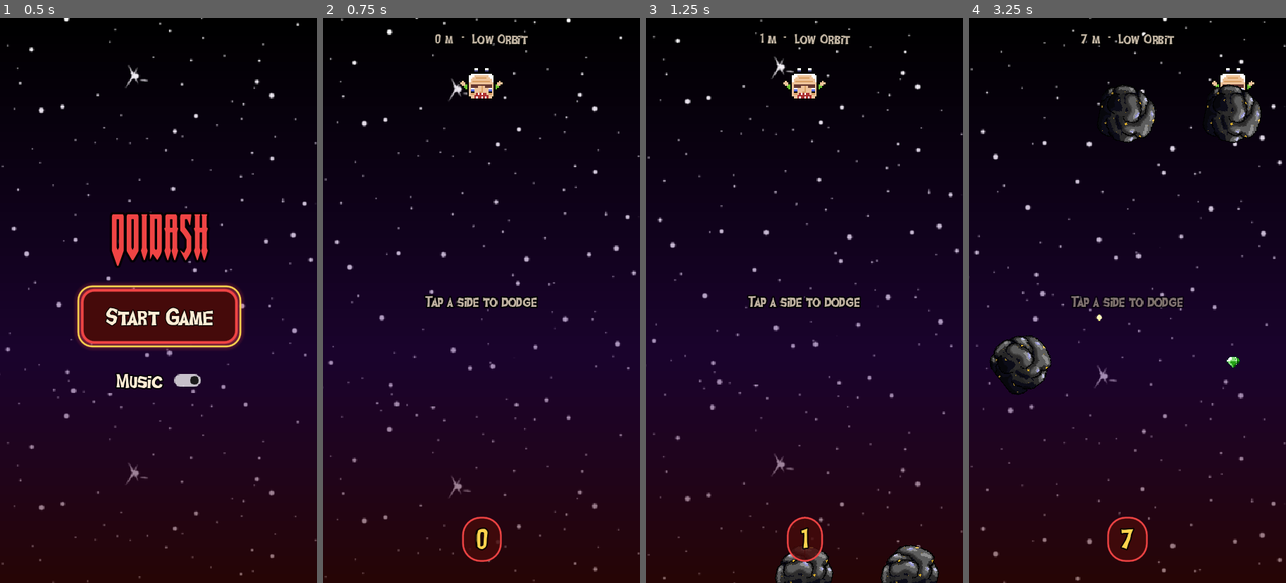
Above: before the commit, frames 1-4 (left to right).
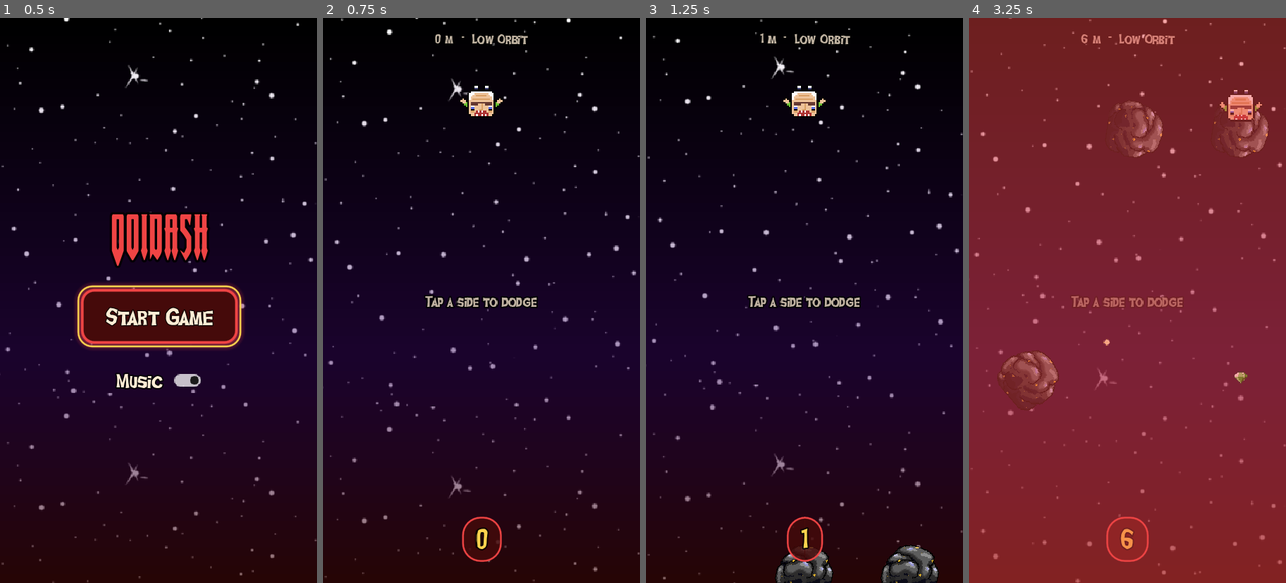
Above: after the commit, the same moments.

Repository: scarbone98/Ooidash-web-remake
Game: Godot game, scene res://main_menu.tscn
Same seed, same stepped clock (60 frames per second), same inputs: the game is played once before the commit and once after it.
Inputs (mouse positions are in pixels of both pictures, inside the frame that each line leads up to):
- Up to frame 1 (0.5 s): no input
- Up to frame 2 (0.75 s): click "Start Game" at 0.5 s
- Up to frame 3 (1.25 s): no input
- Up to frame 4 (3.25 s): tap A at 1.25, 2, 2.75 s; move the mouse to (1197, 272) at 1.27 s; hold Right (move_right) 1.28-2.03 s; click (1197, 272) at 1.35 s; move the mouse to (1064, 328) at 2.02 s; hold Left (move_left) 2.03-2.78 s; click (1064, 328) at 2.1 s; move the mouse to (1159, 176) at 2.77 s; hold Right (move_right) from 2.78 s (still down); click (1159, 176) at 2.85 s

Frame 1 is identical in both runs. In frame 2, 0.6% of the frame differs, in the area x 42-57%, y 8-18%; in frame 3, 0.6%; in frame 4, 100%, in the area x 0-100%, y 0-100%.

Commit message:
Move Terry below the HUD and draw him over hazards
Terry's sprite now starts where his center used to be (75 px plus half his
height), so the depth, power and boss bars no longer overlap him. He also
draws above hazards and boss beams so he's never hidden.

Co-Authored-By: Claude Opus 5.5 <noreply@anthropic.com>

Diff:
--- a/scripts/player.gd
+++ b/scripts/player.gd
@@ -15,6 +15,9 @@
 # After the shield pops Terry smashes through hazards for a moment instead of dying.
 const SHIELD_GRACE := 1.0
 const BASE_SCALE := Vector2(2, 2)
+# Terry's center sits this far below the top of the screen, plus half his height,
+# so his sprite starts below the HUD rows.
+const TOP_MARGIN := 75.0
 
 var column_index: int = 0
 
@@ -34,6 +37,8 @@
 
 func _ready() -> void:
 	camera = get_viewport().get_camera_2d()
+	# Draw Terry over hazards and beams so he's never hidden
+	z_index = 9
 
 	connect("player_died", Callable(game_manager, "on_player_died"))
 	column_index = column_manager.column_positions.size() / 2
@@ -59,7 +64,8 @@
 	update_position()
 
 func update_position():
-	position.y = -((get_viewport_rect().size.y / camera.zoom.y) / 2) + 75
+	var half_height: float = sprite.sprite_frames.get_frame_texture(sprite.animation, 0).get_height() * BASE_SCALE.y / 2
+	position.y = -((get_viewport_rect().size.y / camera.zoom.y) / 2) + TOP_MARGIN + half_height
 
 func _on_area_2d_area_entered(area: Area2D) -> void:
 	if area.is_in_group("enemy"):
Not shown, changed: build/Ooidash.html
Not shown, changed: build/Ooidash.pck
Not shown, changed: build/Ooidash.service.worker.js
